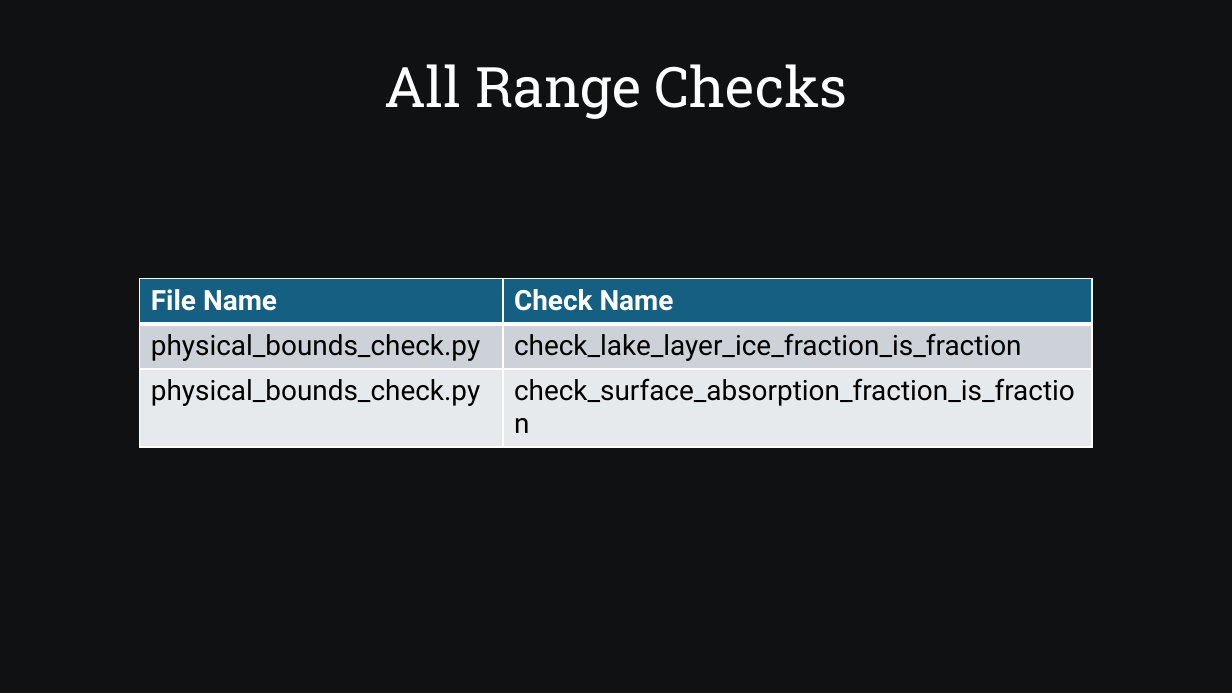
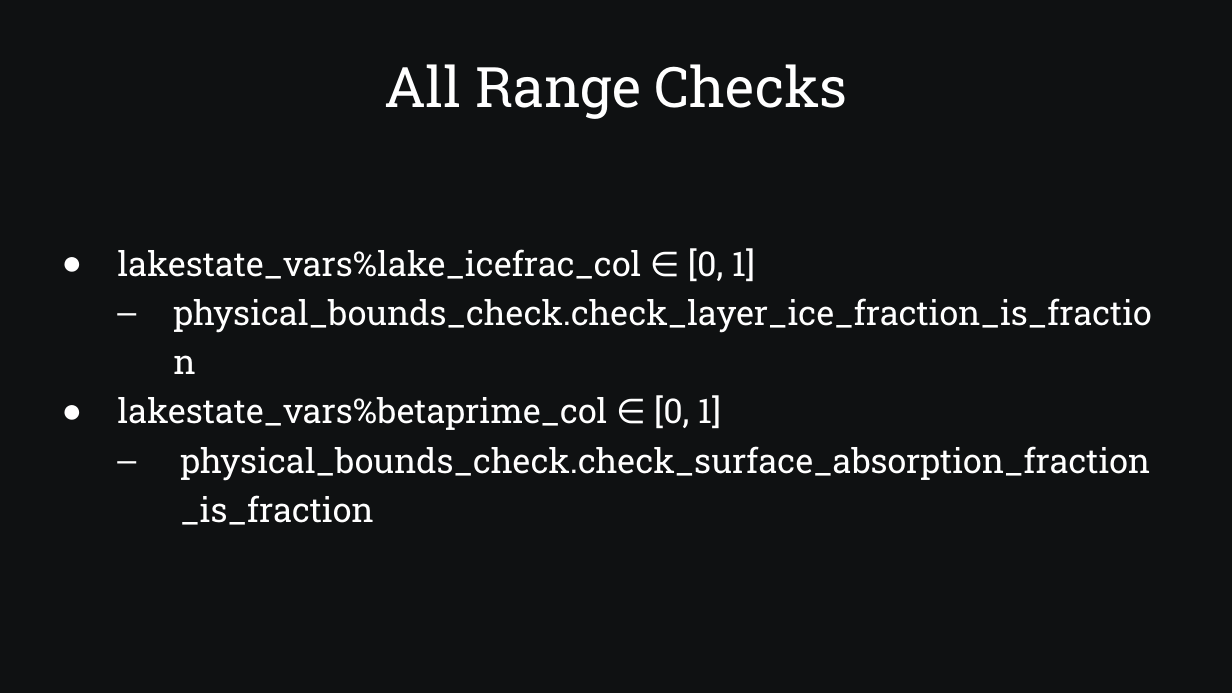
Before and after one commit to SamAllen06/lake_temp_work, a slide deck: slide 23 of documentation/for_collaborators/AnalysisOverview.pptx. Drawn at 1232x693 pixels with LibreOffice and Linux fonts; fonts in the diff are those of the drawing. Boxes give left, top, right and bottom in pixels: in the first picture for what was removed or moved away, otherwise in the second. Text is boxed around its words. In the diff, an @@ line names an element or a change of style, - is before the commit and + after.

Commit message:
Update types of checks slides

```diff
--- a/documentation/for_collaborators/AnalysisOverview.pptx
+++ b/documentation/for_collaborators/AnalysisOverview.pptx
@@ text added at box(117, 248, 1151, 525), 22 pt, text #FFFFFF @@
+● lakestate_vars%lake_icefrac_col ∈ [0, 1]
+  – physical_bounds_check.check_layer_ice_fraction_is_fraction
+● lakestate_vars%betaprime_col ∈ [0, 1]
+  – physical_bounds_check.check_surface_absorption_fraction_is_fraction
@@ table removed at box(140, 279, 1092, 415), 3 rows, 2 columns @@
-File Name | Check Name
-physical_bounds_check.py | check_lake_layer_ice_fraction_is_fraction
-physical_bounds_check.py | check_surface_absorption_fraction_is_fraction
```
Also in this commit, not shown: 12 other slides changed, 4 slides added, 1 slide removed, 1 other file.
